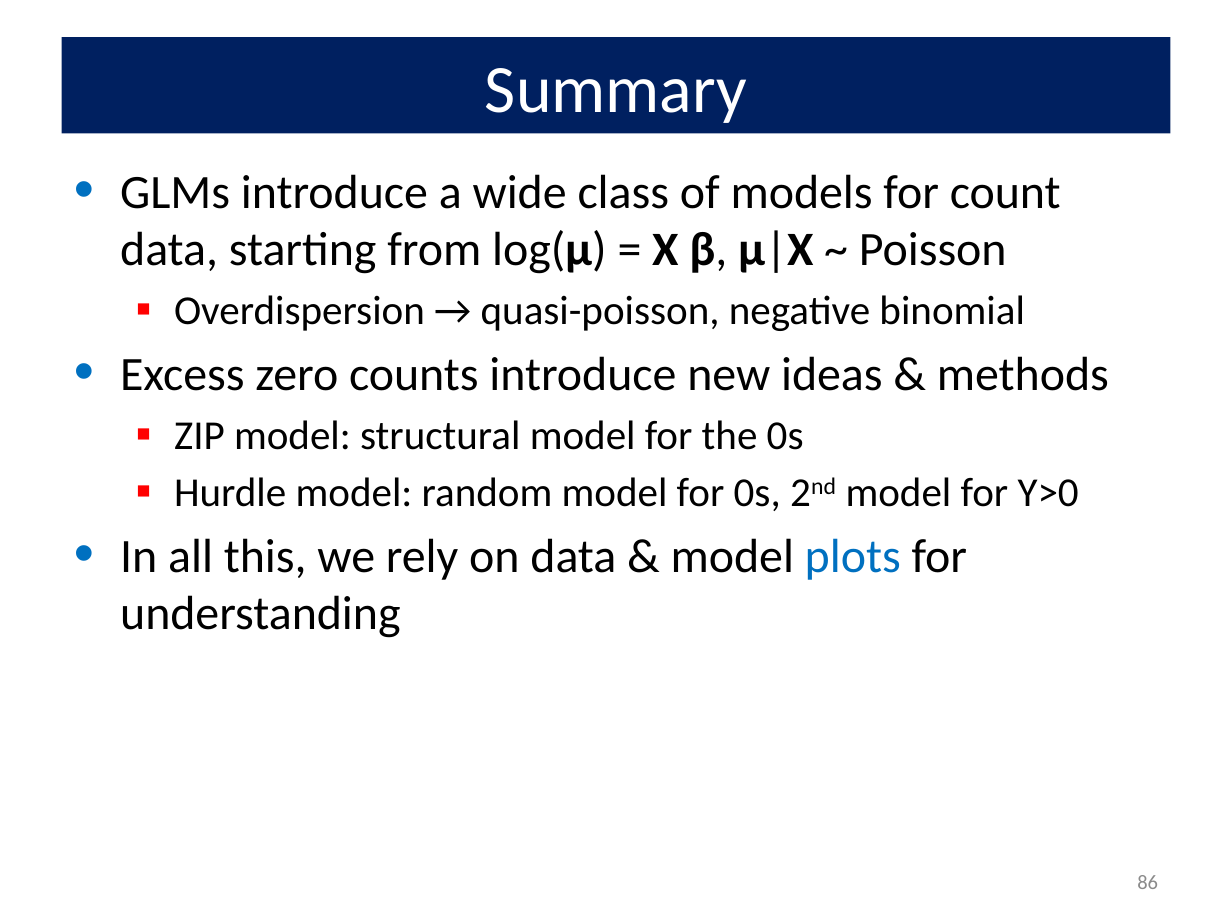
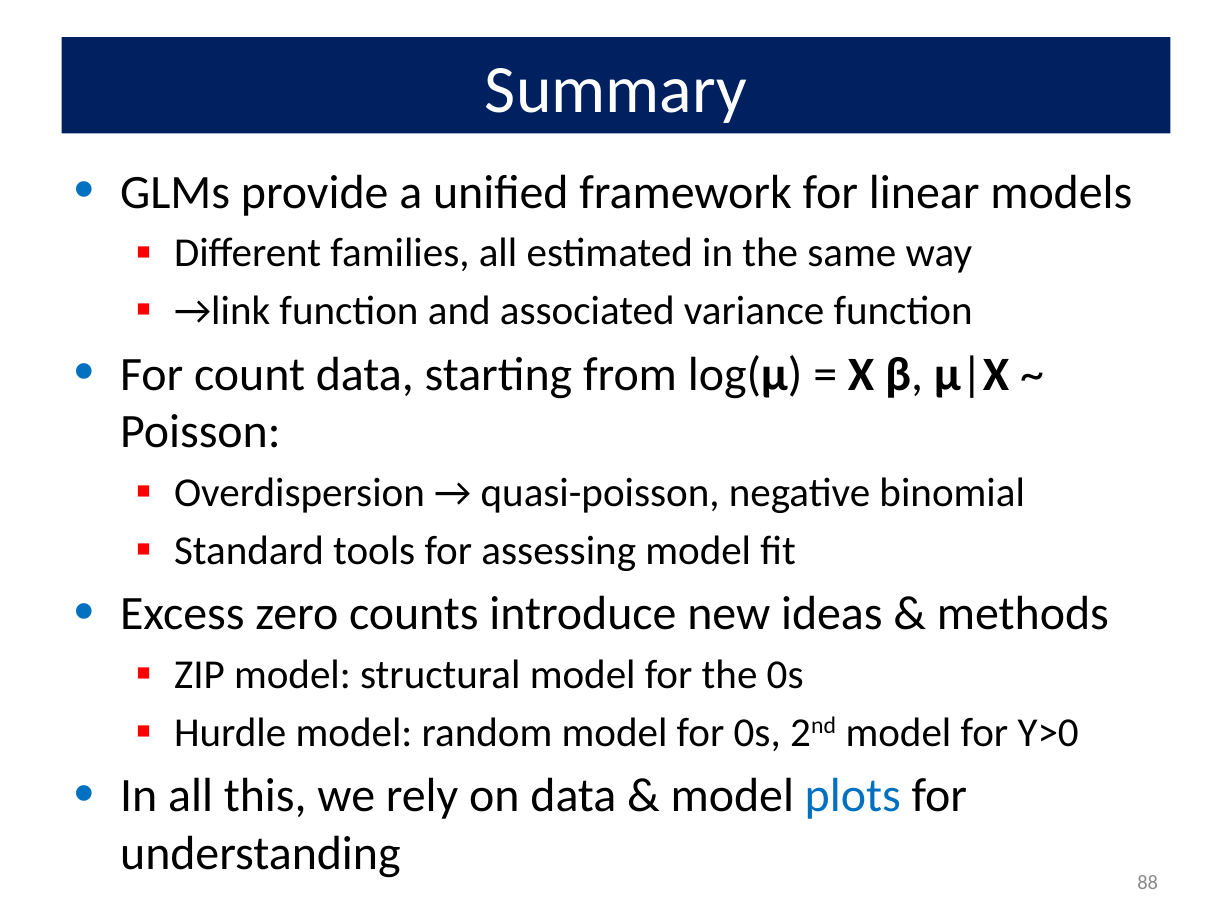
Before and after one commit to friendly/psy6136, a slide deck: slide 88 of lectures/09-CountData.pptx (slide 86 before the commit). Drawn at 1232x924 pixels with LibreOffice and Linux fonts; fonts in the diff are those of the drawing. Boxes give left, top, right and bottom in pixels: in the first picture for what was removed or moved away, otherwise in the second. Text is boxed around its words. In the diff, an @@ line names an element or a change of style, - is before the commit and + after.

Commit message:
update 09-CountData, tutorial

```diff
--- a/lectures/09-CountData.pptx
+++ b/lectures/09-CountData.pptx
@@ text at <box>120,174,1132,448</box>: text changed @@
-• GLMs introduce a wide class of models for count data, starting from log(μ) = X β, μ|X ~ Poisson
+• GLMs provide a unified framework for linear models
+  ▪ Different families, all estimated in the same way
+  ▪ →link function and associated variance function
+• For count data, starting from log(μ) = X β, μ|X ~ Poisson:
@@ text at <box>174,535,795,571</box>: paragraph added @@
+  ▪ Standard tools for assessing model fit
@@ page number at <box>1137,875,1158,889</box>: text changed @@
-86
+88
```
Also in this commit, not shown: 9 other slides changed, 2 slides added, 4 other files.
